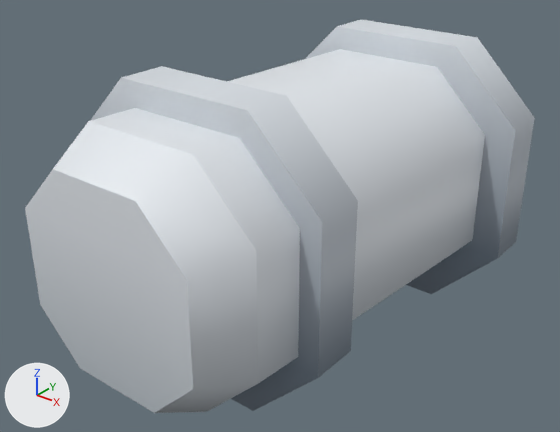
Two versions of the glTF model client/public/assets/kenney-station/container-flat.glb, one commit apart.
Rendered twice from a 50 mm camera at (0.926, -1.238, 0.985) aimed at (-0.013, -0.065, 0.258). Arrows for +X, +Y and +Z are at lower left; the lights stay in place. The first picture is the older version. Where no turn or scale is listed for an object, it has been applied to the vertices. Vertices at exactly the same position are counted once.

Names of what the first picture shows: 'container-flat'.
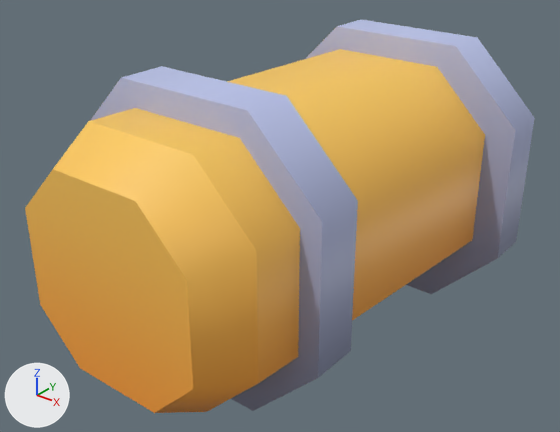
The change in detail:
me_container_flat has 64 vertices, 116 faces and spans x -0.33..0.33, y -0.545..0.545, z -0.3..0.3.
me_container_flat is used by ob_container_flat; location (0.03, -0.005, 0.3).
me_container_flat part 1: 30 faces centred in x -0.263..0.26, y -0.545..0.545, z 0.033..0.25 are repainted in the vertex colours; the middle colour goes from white #e2e7ed to orange #ffc255.
me_container_flat part 2: 30 faces centred in x -0.26..0.263, y -0.545..0.545, z -0.25..-0.033 are repainted in the vertex colours; the middle colour goes from light grey #c5ccd3 to orange #ffa940.
me_container_flat part 3: 28 faces centred in x -0.33..0.33, y -0.345..0.345, z -0.3..-0.05 are repainted in the vertex colours; the middle colour goes from greyish blue #788694 to greyish blue #8c93b0.
me_container_flat part 4: 28 faces centred in x -0.33..0.33, y -0.345..0.345, z 0.05..0.3 are repainted in the vertex colours; the middle colour goes from light grey #bec5cd to blue #aeb6da.

Pixel boxes [x1, y1, x2, y2] of what changed, in the pictures (560 x 432 px):
part 1 of me_container_flat, recoloured (white to orange)
    both: [25, 49, 485, 382]
part 2 of me_container_flat, recoloured (light grey to orange)
    both: [41, 218, 475, 413]
part 3 of me_container_flat, recoloured
    both: [231, 130, 516, 411]
part 4 of me_container_flat, recoloured
    both: [90, 20, 532, 350]
